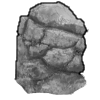
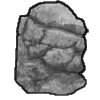
Layers edited between the first and the second 100px x 100px image:
painted on "line" over [14, 0, 89, 96]
